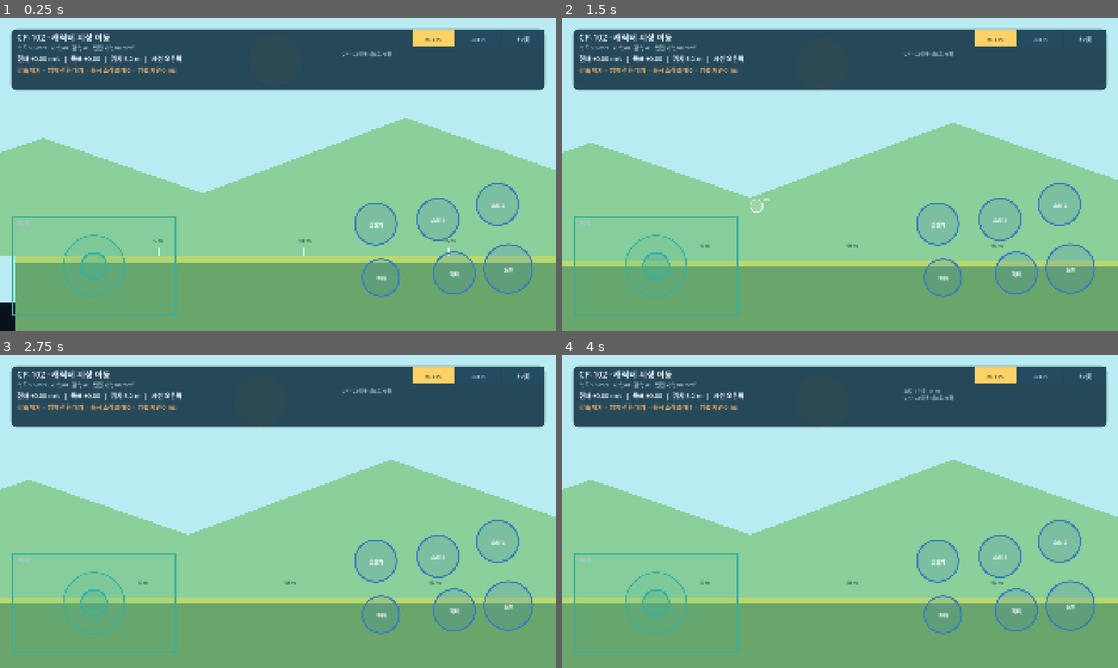
Above: before the commit, frames 1-4 (two rows, left to right).
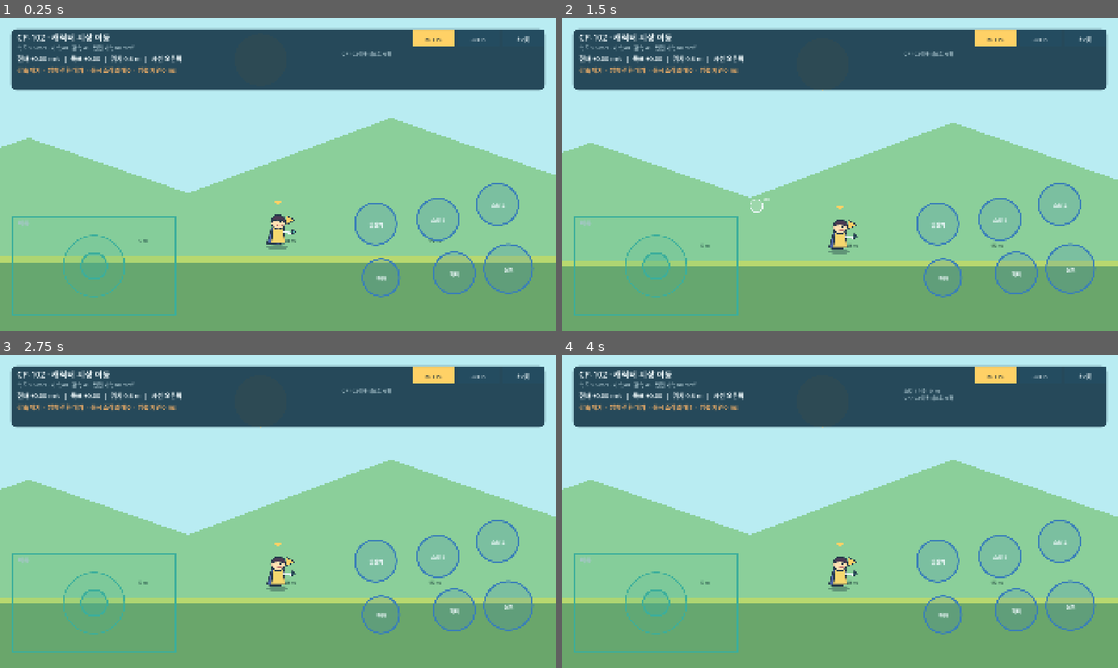
Above: after the commit, the same moments.

Repository: powerfulHimchan/happiness
Game: Godot game, scene res://scenes/movement/ground_movement_sandbox.tscn
Two runs of this game, one before a commit and one after it. Both use one fixed random seed, a clock stepped at 60 frames per second and the inputs below.
Inputs (mouse positions are in pixels of both pictures, inside the frame that each line leads up to):
- Up to frame 1 (0.25 s): no input
- Up to frame 2 (1.5 s): move the mouse to (962, 158) at 0.52 s; click (962, 158) at 0.67 s; tap Enter at 1.25 s; drag from (728, 190) to (812, 237) at 1.27 s
- Up to frame 3 (2.75 s): move the mouse to (333, 442) at 2.02 s; click (333, 442) at 2.17 s
- Up to frame 4 (4 s): tap Space at 2.75 s; drag from (812, 574) to (673, 464) at 2.77 s; tap Enter at 3.5 s; move the mouse to (1006, 558) at 3.52 s; click (1006, 558) at 3.67 s

The runs differ from the first frame. In frame 1, 2.7% of the frame differs, in the area x 0-100%, y 12-100%; in frame 2, 0.4%; in frame 3, 0.4%; in frame 4, 0.4%.
Error before the commit: Parse Error: The function signature doesn't match the parent. Parent signature is "draw_ellipse(Vector2, float, float, Color, bool = <default>, float = <defaul…

Commit message:
fix(movement): make CP-102 player sprite visible

Diff:
--- /dev/null
+++ b/game/assets/prototype_player.svg
@@ -0,0 +1,23 @@
+<svg xmlns="http://www.w3.org/2000/svg" width="160" height="180" viewBox="0 0 160 180">
+  <defs>
+    <filter id="shadow" x="-30%" y="-30%" width="160%" height="160%">
+      <feDropShadow dx="0" dy="5" stdDeviation="4" flood-color="#102636" flood-opacity="0.55"/>
+    </filter>
+    <linearGradient id="cape" x1="0" y1="0" x2="0" y2="1">
+      <stop offset="0" stop-color="#6f87d8"/>
+      <stop offset="1" stop-color="#415899"/>
+    </linearGradient>
+  </defs>
+  <ellipse cx="78" cy="163" rx="48" ry="10" fill="#102636" opacity="0.35"/>
+  <g filter="url(#shadow)" stroke="#24384a" stroke-width="5" stroke-linejoin="round">
+    <path d="M53 76 L31 145 L90 151 L107 79 Z" fill="url(#cape)"/>
+    <path d="M58 75 L104 75 L111 144 L50 144 Z" fill="#f5d76e"/>
+    <circle cx="81" cy="52" r="31" fill="#ffe0b2"/>
+    <path d="M51 51 C54 13 112 11 114 54 C96 42 76 34 51 51 Z" fill="#4b3a53"/>
+    <path d="M105 94 L137 101 L148 94" fill="none" stroke="#eef8fa" stroke-width="9" stroke-linecap="round"/>
+    <path d="M141 84 L156 95 L140 107 Z" fill="#62d6c8"/>
+  </g>
+  <circle cx="91" cy="52" r="5" fill="#24384a"/>
+  <path d="M76 65 Q88 73 100 64" fill="none" stroke="#b66b6b" stroke-width="4" stroke-linecap="round"/>
+  <path d="M118 24 L153 43 L118 62 Z" fill="#ffd166" stroke="#24384a" stroke-width="4"/>
+</svg>
--- a/game/scenes/movement/ground_movement_sandbox.tscn
+++ b/game/scenes/movement/ground_movement_sandbox.tscn
@@ -2,7 +2,7 @@
 
 [ext_resource type="Script" path="res://scripts/movement/ground_movement_sandbox.gd" id="1_world"]
 [ext_resource type="Script" path="res://scripts/player/prototype_player.gd" id="2_player"]
-[ext_resource type="Script" path="res://scripts/player/prototype_avatar.gd" id="3_avatar"]
+[ext_resource type="Texture2D" path="res://assets/prototype_player.svg" id="3_avatar"]
 [ext_resource type="Script" path="res://scripts/movement/ground_movement_controls.gd" id="4_controls"]
 
 [sub_resource type="RectangleShape2D" id="FloorShape"]
@@ -37,14 +37,24 @@
 shape = SubResource("WallShape")
 
 [node name="Player" type="CharacterBody2D" parent="."]
-position = Vector2(520, 780)
+position = Vector2(960, 780)
 script = ExtResource("2_player")
 
 [node name="CollisionShape2D" type="CollisionShape2D" parent="Player"]
 shape = SubResource("PlayerShape")
 
 [node name="Avatar" type="Node2D" parent="Player"]
-script = ExtResource("3_avatar")
+z_index = 20
+
+[node name="Sprite2D" type="Sprite2D" parent="Player/Avatar"]
+position = Vector2(0, -30)
+scale = Vector2(0.78, 0.78)
+texture = ExtResource("3_avatar")
+
+[node name="VisibilityMarker" type="Polygon2D" parent="Player/Avatar"]
+position = Vector2(0, -132)
+polygon = PackedVector2Array(-13, 0, 13, 0, 0, 18)
+color = Color(1, 0.819608, 0.4, 1)
 
 [node name="Camera2D" type="Camera2D" parent="Player"]
 position = Vector2(0, -105)
--- a/game/scripts/movement/ground_movement_sandbox.gd
+++ b/game/scripts/movement/ground_movement_sandbox.gd
@@ -2,7 +2,7 @@
 
 ## CP-102 지상 이동 검증 트랙과 UI 연결을 담당한다.
 
-const TRACK_START := Vector2(520.0, 780.0)
+const TRACK_START := Vector2(960.0, 780.0)
 const TRACK_LEFT := 100.0
 const TRACK_RIGHT := 4900.0
 const FLOOR_TOP := 840.0
Not shown, changed: game/export_presets.cfg
Not shown, changed: .github/workflows/build-android-apk.yml
Not shown, changed: docs/prototype/CP001_CP002_STATUS.md
Not shown, changed: game/README.md
Not shown, changed: scripts/check_godot_project.sh
